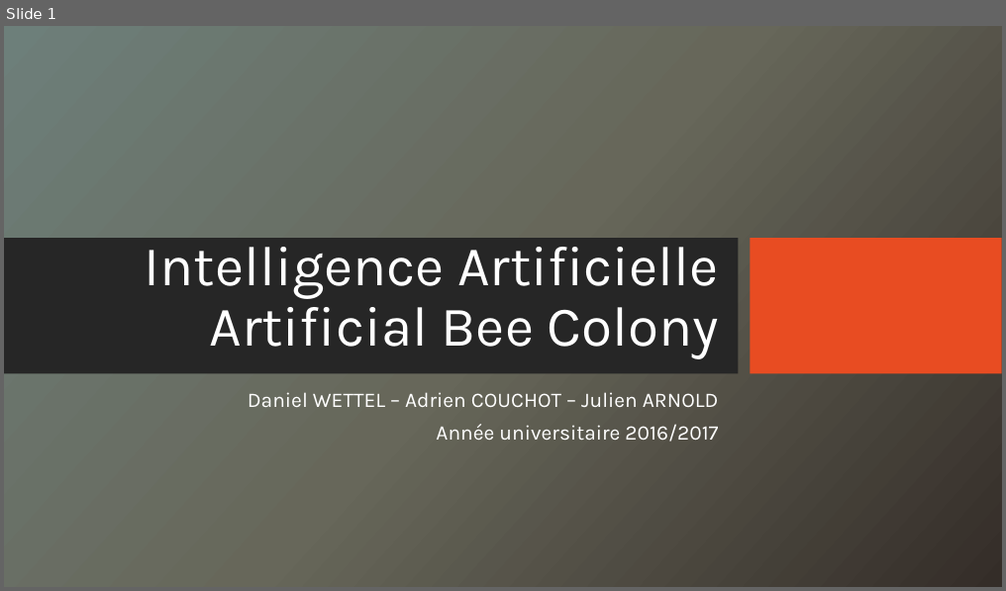
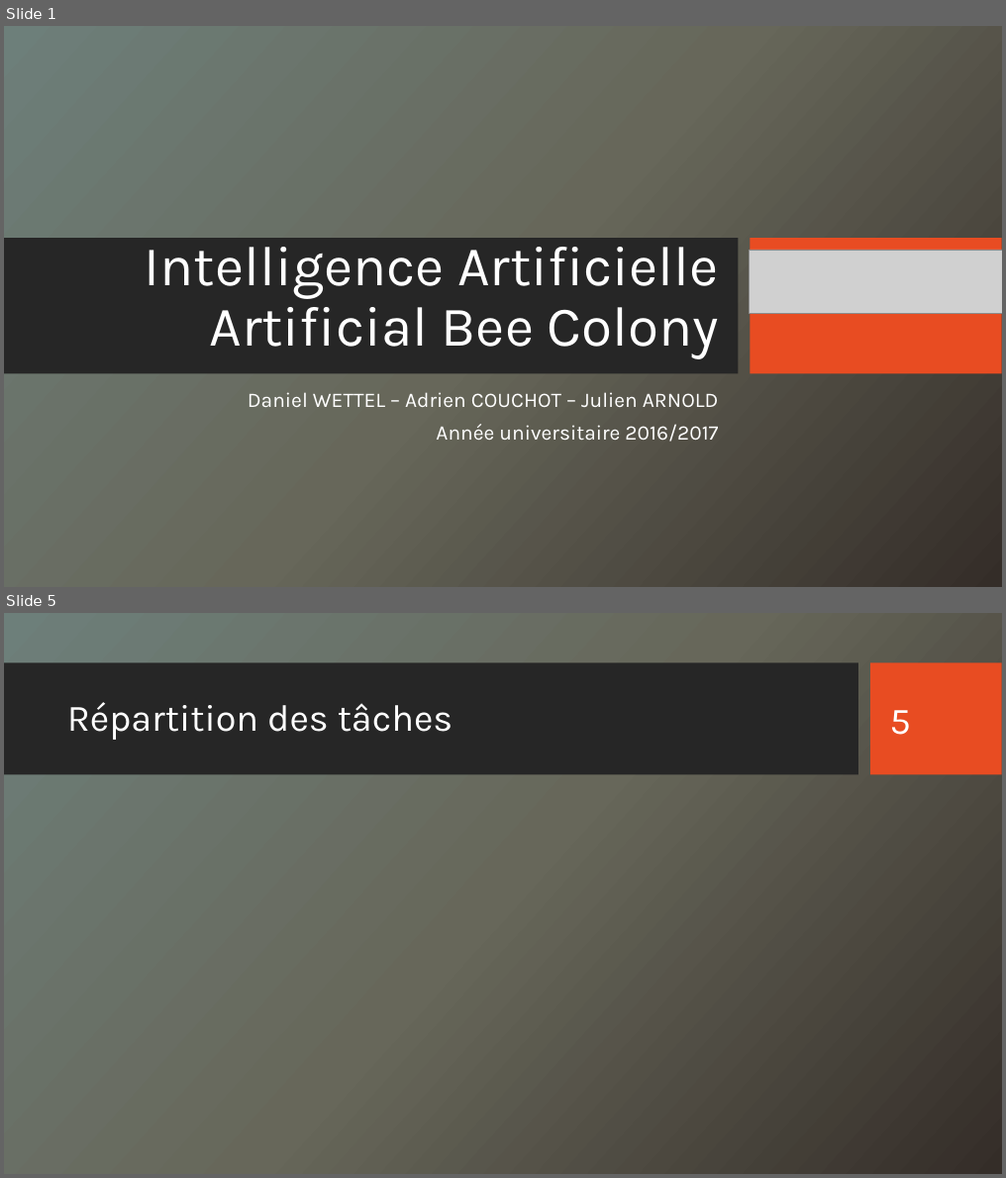
Before and after one commit to kazouke/Artificial-Bee-Colony, a slide deck: Intelligence Artificielle.pptx. Shown one above the other, each under a label of ours: slide 1 before the commit, slides 1 and 5 after it; the slides between them are not shown. The pictures are 1006x591 and 1006x1178 pixels, drawn with LibreOffice and Linux fonts; fonts in the diff are those of the drawing; grey boxes stand for pictures; background and template pictures are left out. Boxes give left, top, right and bottom in pixels: in the first picture for what was removed or moved away, otherwise in the second. Text is boxed around its words. In the diff, an @@ line names an element or a change of style, - is before the commit and + after.

```diff
--- a/Intelligence Artificielle.pptx
+++ b/Intelligence Artificielle.pptx
@@ slide 5 added at (4,613,1002,1174), background picture (left out) @@
@@ rectangle added at (4,663,858,775), fill #262626 @@
@@ rectangle added at (871,663,1002,775), fill #E84C22 @@
@@ title added at (67,702,453,740), 36 pt, text #FFFFFF @@
+Répartition des tâches
@@ page number added at (890,710,911,735), 36 pt, text #FFFFFF @@
+5
@@ slide 1 changed as well @@
@@ picture added at (749,250,1002,313) @@
```
Also in this commit, not shown: 4 other slides added, 1 slide removed, 1 other file.
